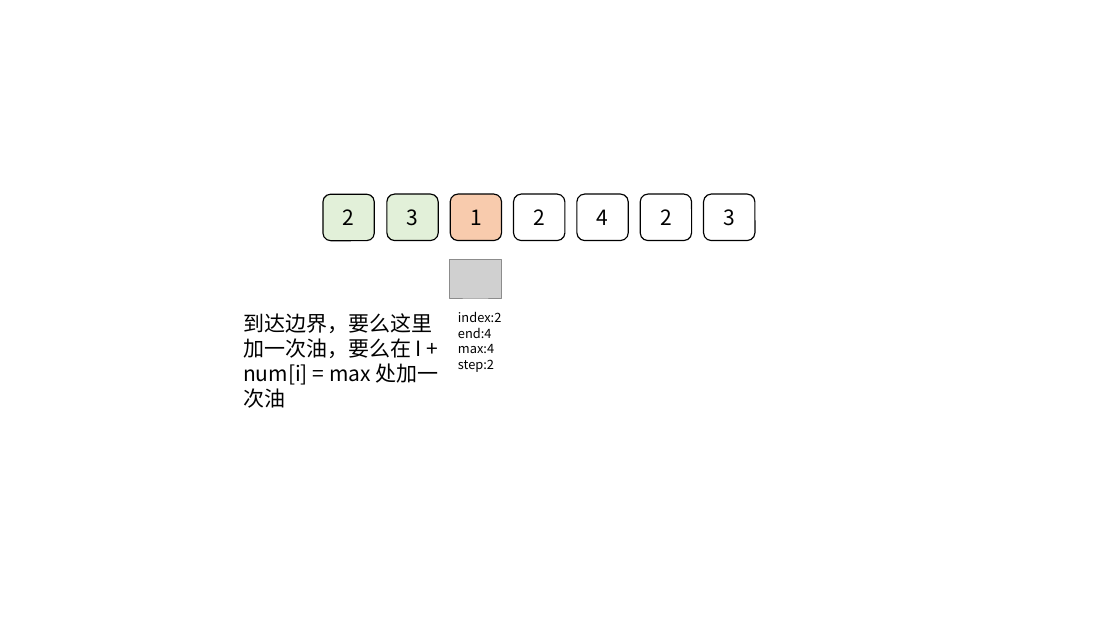
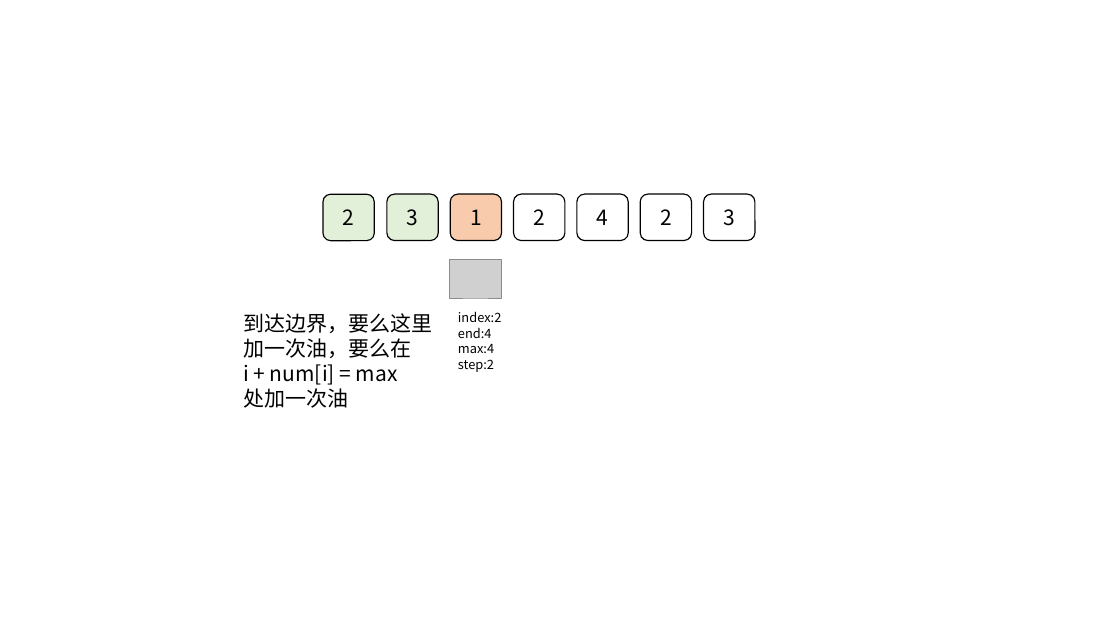
Before and after one commit to ShiMengjie/LeetCode, a slide deck: slide 4 of PPT/45.pptx. Drawn at 1120x630 pixels with LibreOffice and Linux fonts; fonts in the diff are those of the drawing; grey boxes stand for pictures; background and template pictures are left out. Boxes give left, top, right and bottom in pixels: in the first picture for what was removed or moved away, otherwise in the second. Text is boxed around its words. In the diff, an @@ line names an element or a change of style, - is before the commit and + after.

```diff
--- a/PPT/45.pptx
+++ b/PPT/45.pptx
@@ text at (243,313,432,408): text changed @@
-到达边界，要么这里加一次油，要么在 I + num[i] = max 处加一次油
+到达边界，要么这里加一次油，要么在
+i + num[i] = max
+处加一次油
```
Also in this commit, not shown: 2 other files.
